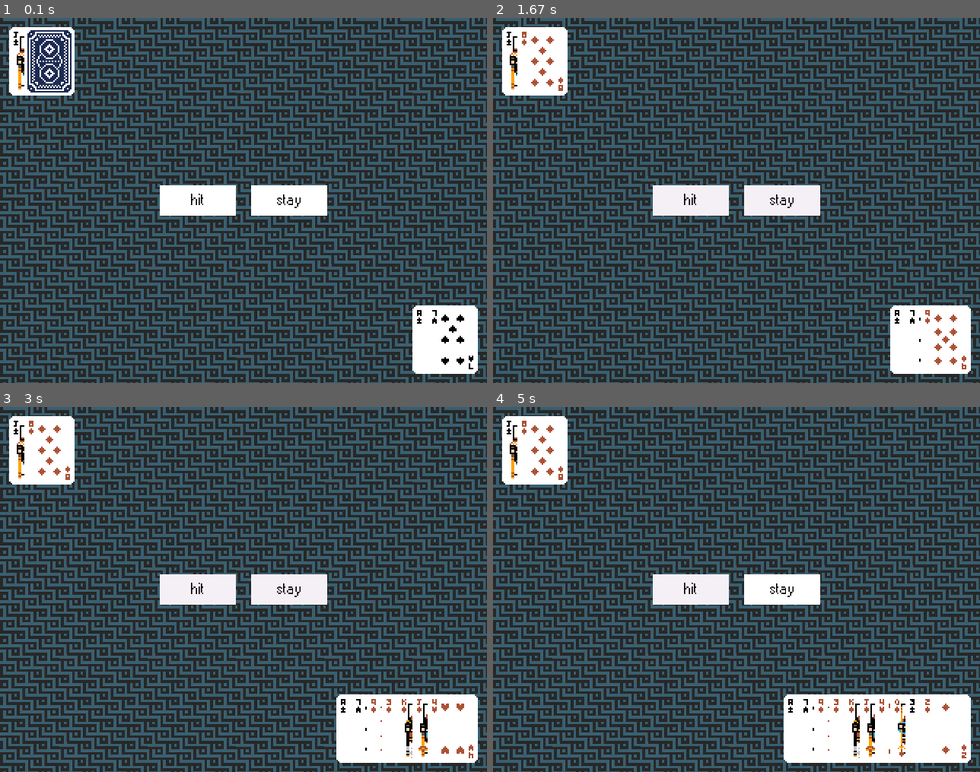
Above: before the commit, frames 1-4 (two rows, left to right).
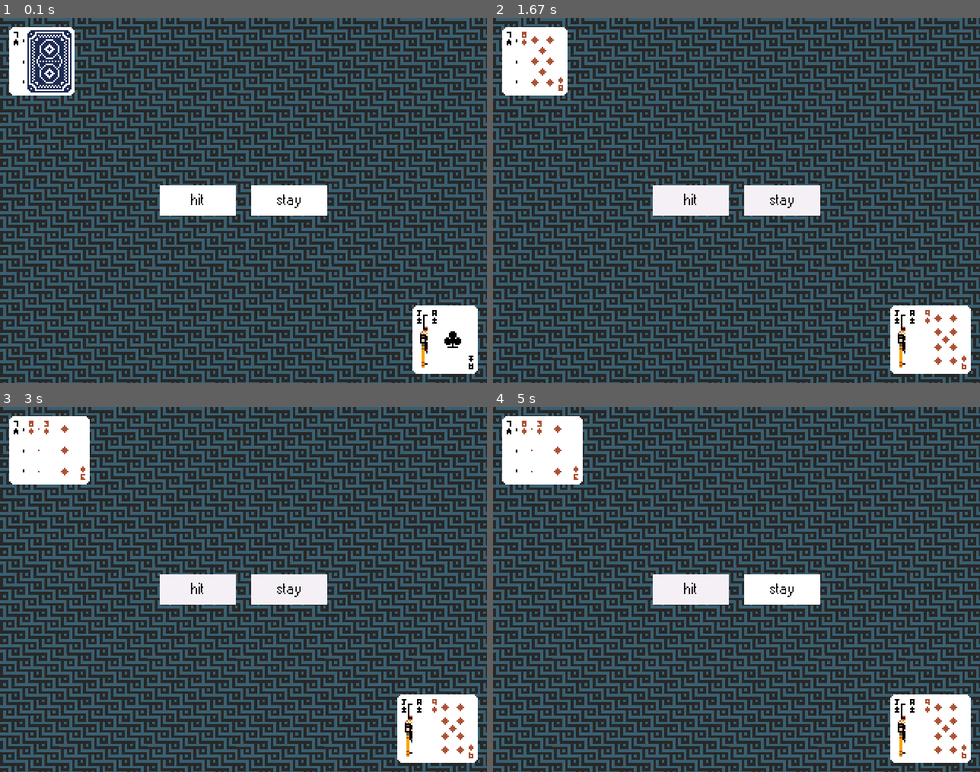
Above: after the commit, the same moments.

Repository: aidantjiang/blackjack
Game: pygame game, started from main.py
Two runs of this game, one before a commit and one after it. Both use one fixed random seed, a clock stepped at 60 frames per second and the inputs below.
Inputs (mouse positions are in pixels of both pictures, inside the frame that each line leads up to):
- Up to frame 1 (0.1 s): no input
- Up to frame 2 (1.67 s): press the mouse at (692, 200) at 0.37 s; move the mouse to (702, 149) at 0.47 s; release the mouse at (717, 101) at 0.6 s; press the mouse at (780, 200) at 0.7 s; move the mouse to (775, 237) at 0.8 s; release the mouse at (775, 277) at 0.93 s; move the mouse to (702, 215) at 1.5 s
- Up to frame 3 (3 s): click (209, 604) at 1.68 s; press the mouse at (199, 589) at 2.03 s; move the mouse to (189, 563) at 2.13 s; release the mouse at (185, 538) at 2.27 s; click (228, 585) at 2.38 s; press the mouse at (199, 589) at 2.7 s; move the mouse to (311, 549) at 2.8 s; release the mouse at (423, 509) at 2.93 s
- Up to frame 4 (5 s): click "hit" at 4.05 s; press the mouse at (692, 589) at 4.37 s; move the mouse to (639, 538) at 4.47 s; release the mouse at (585, 487) at 4.6 s; press the mouse at (692, 589) at 4.7 s; move the mouse to (736, 585) at 4.8 s; release the mouse at (785, 585) at 4.93 s

The runs differ from the first frame. In frame 1, 0.5% of the frame differs, in the area x 2-98%, y 4-96%; in frame 2, 0.3%; in frame 3, 3.7%; in frame 4, 5.4%, in the area x 2-98%, y 2-98%.

Commit message:
a lot of stuff

Diff:
--- /dev/null
+++ b/agents/dealer_agent.py
@@ -0,0 +1,21 @@
+from visualization.game import deck
+
+import time
+
+class Dealer:
+    def __init__(self, total, initial_cards):
+        self.total = total
+        self.cards = [initial_cards]
+        self.stop = False
+    def _move(self, type):
+        if (type == 'hit'):
+            if (not self.stop):
+                num, surface = deck._get_card()
+                self.total += num
+                self.cards.append(surface)
+                if (self.total >= 17):
+                    self.stop = True
+                    if (self.total > 21):
+                        #code here
+                        pass
+        time.sleep(0.5)
--- /dev/null
+++ b/agents/player_agent.py
@@ -0,0 +1,24 @@
+from visualization.game import deck
+
+class Player:
+    def __init__(self, total, initial_cards, usable_ace):
+        self.total = total
+        self.cards = initial_cards
+        self.done = False
+        self.usable_ace = usable_ace
+    def _move(self, type):
+        if (type == 'hit'):
+            if (not self.done):
+                num, surface = deck._get_card()
+                if num == 11:
+                    self.usable_ace += 1
+                self.total += num
+                self.cards.append(surface)
+                if (self.total > 21):
+                    if (self.usable_ace > 0):
+                        self.usable_ace -= 1
+                        self.total -= 10
+                    else:
+                        self.done = True
+        elif (type == 'stay'): #type stay
+            self.done = True
--- a/gym_environments/blackjack_env.py
+++ b/gym_environments/blackjack_env.py
@@ -1,7 +1,7 @@
 import gym
 from gym import spaces
 import numpy as np
-from main import deck
+from visualization.game import deck
 # from visualization.deck import Deck
 
 # deck = Deck()
@@ -16,7 +16,7 @@
         self.observation_space = spaces.Tuple((
             spaces.Discrete(34),  # current sum range 0-32
             spaces.Discrete(34),  # dealer sum range 0-32
-            spaces.Discrete(2)    # ace y/n
+            spaces.Discrete(5)    # ace # you COULD be dealt 4 aces
         )) # TODO: spaces should be Discrete(32), Discrete(32), Discrete(2)
 
         self.player_sum = None
@@ -43,13 +43,15 @@
         # print('dealer sum before hit/stay', self.dealer_sum)
         if action == 1:  # "hit"
             # print('hit')
-            new_val, _ = deck._get_card('agent')
+            new_val, _ = deck._get_card()
+            if new_val == 11:
+                self.usable_ace += 1
             # print('player dealt card', new_val)
             self.player_sum += new_val;
             if self.player_sum > 21 and self.usable_ace:
                 # print('used ace')
                 self.player_sum -= 10
-                self.usable_ace = 0
+                self.usable_ace -= 1
             if self.player_sum > 21:
                 self.round_done = True
 
@@ -63,7 +65,7 @@
             # print ('round finished')
             # print('initial dealer sum', self.dealer_sum)
             while self.dealer_sum < 17:
-                new_val, _ = deck._get_card('dealer')
+                new_val, _ = deck._get_card()
                 # dealer's ace is always 11
                 # print('dealer dealt card', new_val)
                 self.dealer_sum += new_val
--- a/main.py
+++ b/main.py
@@ -1,10 +1,27 @@
 import pygame
 from pygame import mixer
 
-from visualization.deck import Deck
+from visualization.transition import Transition
 from visualization.button import Button
+from visualization.game import deck
 
-deck = Deck()
+from agents.player_agent import Player
+from agents.dealer_agent import Dealer
+initial_cards, player_sum, dealer_sum, ace = deck._deal_initial_cards()
+
+#declare agents
+dealer = Dealer(dealer_sum, initial_cards[2])
+player = Player(player_sum, [initial_cards[0], initial_cards[1]], ace)
+
+#declare other classes
+transition_player = Transition()
+dealer_bust_img = transition_player.images['dealer_bust']
+player_bust_img = transition_player.images['player_bust']
+robot_bust_img = transition_player.images['robot_bust']
+dealer_turn_img = transition_player.images['dealer_turn']
+dealer_wins_img = transition_player.images['dealer_wins']
+player_wins_img = transition_player.images['player_wins']
+robot_win_img = transition_player.images['robot_win']
 
 def main():
     pygame.init()
@@ -14,8 +31,6 @@
     screen_height = screen.get_height()
     pygame.display.set_caption('blackjack')
     pygame.display.set_icon(deck.cardBacks[1])
-
-    deck._deal_initial_cards()
 
     #COLOR PALLATE
     DARK_BLUE = (43, 65, 98)
@@ -28,10 +43,10 @@
 
     #BUTTONS
     def hit():
-        deck._get_card('player')
+        player._move('hit')
         click.play()
     def stay():
-        deck._get_card('dealer')
+        player._move('stay')
         click.play()
     buttons = []
     button_width = 100
@@ -51,11 +66,11 @@
 
     #SOUND EFFECTS
     click = pygame.mixer.Sound('public/sounds/click_high.wav')
-    click.set_volume(0.1)
+    click.set_volume(0.5)
 
     while (running):
-        dealer_cards = deck.dealerCards
-        player_cards = deck.playerCards
+        dealer_cards = dealer.cards
+        player_cards = player.cards
 
         # CARD VARIABLES
         padding = 10
@@ -70,6 +85,7 @@
         # PYGAME EVENTS
         for event in pygame.event.get():
             if event.type == pygame.QUIT:
+                print(dealer.cards)
                 running = False
             for button in buttons:
                 button.handle_event(event)
@@ -77,6 +93,11 @@
         # SHOW BUTTONS
         for button in buttons:
             button.draw(screen)
+
+        #DEAL CARDS FOR DEALER?
+        if (player.done):
+            if (not dealer.stop):
+                dealer._move('hit')
 
         # SHOW DEALER CARDS
         for card in dealer_cards:
--- a/visualization/deck.py
+++ b/visualization/deck.py
@@ -8,8 +8,6 @@
         self.drawnCards = []
         # example: [(3, Surface), (10, Surface)] # 3, King
         self.cardBacks = [] # red and blue card back images (data looks like this: [Surface, Surface])
-        self.dealerCards = []
-        self.playerCards = []
         self.agentCards = []
         self._create_deck()
     def _create_deck(self):
@@ -64,17 +62,10 @@
             shuffled_deck = random.sample(self.deck, len(self.deck))
             self.deck = [card_tuple for card_tuple in shuffled_deck]
 
-    def _get_card(self, requester='agent'):
+    def _get_card(self):
         if len(self.deck) == 0:
             self._create_deck()
         card = self.deck.pop(0)
-        num, surface = card
-        if (requester == 'player'):
-            self.playerCards.append(surface)
-        elif (requester == 'dealer'):
-            self.dealerCards.append(surface)
-        else:
-            self.agentCards.append(surface)
 
         self.drawnCards.append(card)
         return card # type (num, surface)
@@ -88,13 +79,12 @@
         #for gym env
         player_sum = value1 + value2
         dealer_sum = value3
-        usable_ace = 1 if 11 in [player_sum, dealer_sum] else 0
+        usable_ace = 1 if value1 == 11 or value2 == 11 else 0
+        #dealer cannot use aces
 
         #for pygame env
         surfaces = []
         surfaces.extend([surface1, surface2, surface3])
-        self.dealerCards.append(surface1)
-        self.playerCards.extend([surface2, surface3])
 
 
         return surfaces, player_sum, dealer_sum, usable_ace
--- /dev/null
+++ b/visualization/game.py
@@ -0,0 +1,3 @@
+from visualization.deck import Deck
+
+deck = Deck()
--- a/visualization/player.py
+++ /dev/null
@@ -1,6 +0,0 @@
-class Player():
-    def __init__(self):
-        self.player_total = 0
-    def _hit(self, num):
-        self.player_total += num
-        # ????
--- /dev/null
+++ b/visualization/transition.py
@@ -0,0 +1,14 @@
+import pygame
+
+class Transition:
+    def __init__(self):
+        self.images = {}
+        self._load()
+    def _load(self):
+        self.images['dealer_bust'] = pygame.image.load('./public/dealer-bust.png')
+        self.images['player_bust'] = pygame.image.load('./public/player-bust.png')
+        self.images['robot_bust'] = pygame.image.load('./public/robot-bust.png')
+        self.images['dealer_turn'] = pygame.image.load('./public/dealer-turn.png')
+        self.images['dealer_wins'] = pygame.image.load('./public/dealer-wins.png')
+        self.images['player_wins'] = pygame.image.load('./public/player-wins.png')
+        self.images['robot_win'] = pygame.image.load('./public/robot-win.png')
Binary file added: public/dealer-bust.png
Binary file added: public/dealer-turn.png
Binary file added: public/dealer-wins.png
Binary file added: public/player-bust.png
Binary file added: public/player-wins.png
Binary file added: public/robot-bust.png
Binary file added: public/robot-turn.png
Binary file added: public/robot-win.png
